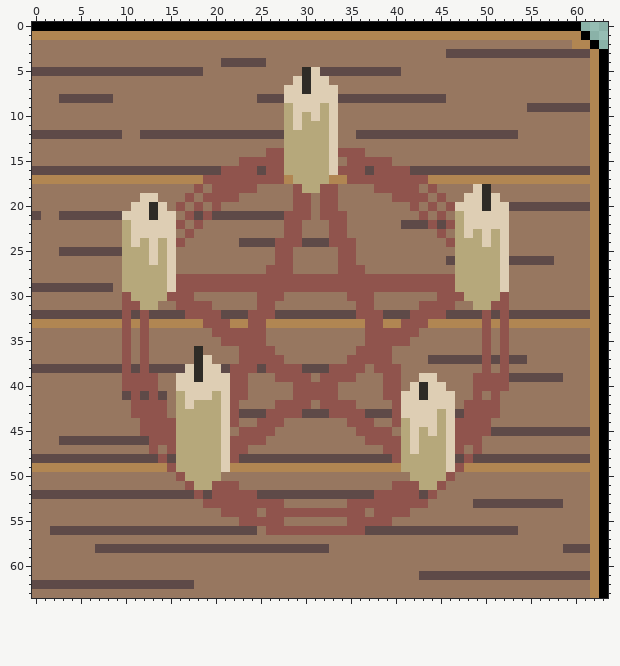
One commit to this pixel-art sprite: assets/corruption_meter.png. That is the earlier state.
The file is 64x64 pixels.
The result:
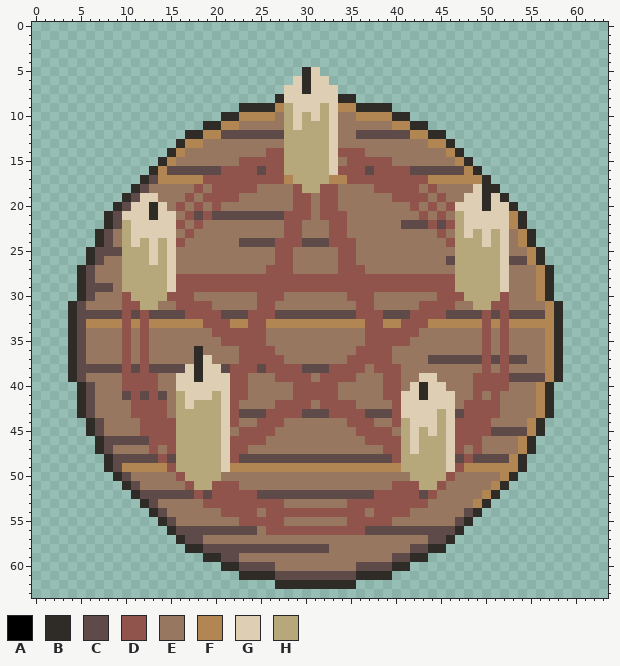
Palette (. is transparent): A #000000  B #2f2c27  C #5e4a48  D #90544d  E #977760  F #b18652  G #deceb4  H #b6a87b
Change:
Changed rows in their new state; - is an unchanged pixel.
first column x 0:
 0 .............................................................---
 1 ..............................................................--
 2 ...............................................................-
 3 ................................................................
 4 ................................................................
 5 ..............................--................................
 6 .............................----...............................
 7 ............................------..............................
 8 ...........................B------BB............................
 9 .......................BBBBF------FFBBBB........................
10 .....................BBFFFF---------FFFFBB......................
11 ...................BBFF-----------------FFBB....................
12 .................BBFF---------------------FFBB..................
13 ................BFF-------------------------FFB.................
14 ...............BF-----------------------------FB................
15 ..............BF-------------------------------FB...............
16 .............BF---------------------------------FB..............
17 ............BC------------------------------------B.............
18 ...........BC--------------------------------------B............
19 ..........BC----------------------------------------B...........
20 .........BC------------------------------------------B..........
21 ........B--------------------------------------------FB.........
22 ........BC-------------------------------------------FB.........
23 .......BC---------------------------------------------FB........
24 .......BC---------------------------------------------FB........
25 ......B------------------------------------------------FB.......
26 ......BC-----------------------------------------------FB.......
27 .....BC-------------------------------------------------FB......
28 .....BC-------------------------------------------------FB......
29 .....B--------------------------------------------------FB......
30 .....BC-------------------------------------------------FB......
31 ....BC---------------------------------------------------FB.....
32 ....B----------------------------------------------------FB.....
33 ....BC----------------------------------------------------B.....
34 ....BC---------------------------------------------------FB.....
35 ....BC---------------------------------------------------FB.....
36 ....BC---------------------------------------------------FB.....
37 ....BC---------------------------------------------------FB.....
38 ....B----------------------------------------------------FB.....
39 ....BC---------------------------------------------------FB.....
40 .....BC-------------------------------------------------FB......
41 .....BC-------------------------------------------------FB......
42 .....BC-------------------------------------------------FB......
43 .....BC-------------------------------------------------FB......
44 ......BC-----------------------------------------------FB.......
45 ......BC-----------------------------------------------FB.......
46 .......B----------------------------------------------FB........
47 .......BC---------------------------------------------FB........
48 ........B--------------------------------------------FB.........
49 ........BC--------------------------------------------B.........
50 .........BC-----------------------------------------FB..........
51 ..........BC---------------------------------------FB...........
52 ...........B--------------------------------------FB............
53 ............BC-----------------------------------FB.............
54 .............BC---------------------------------CB..............
55 ..............BC-------------------------------CB...............
56 ...............B-------------------------------B................
57 ................BCC-------------------------CCB.................
58 .................BB-----------------------CCBB..................
59 ...................BBCC-----------------CCBB....................
60 .....................BBCCCC---------CCCCBB......................
61 .......................BBBBCCCCCCCCCBBBB........................
62 ...........................BBBBBBBBB............................
63 ................................................................
Where, in picture pixels (left, top, right, bottom), the same in both pictures:
changed: (32, 22, 608, 598)
